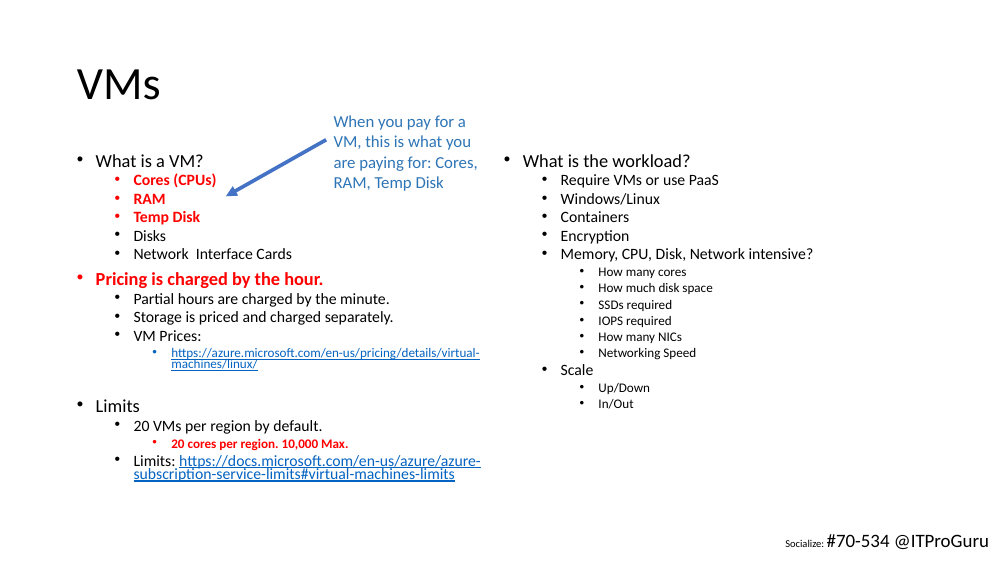
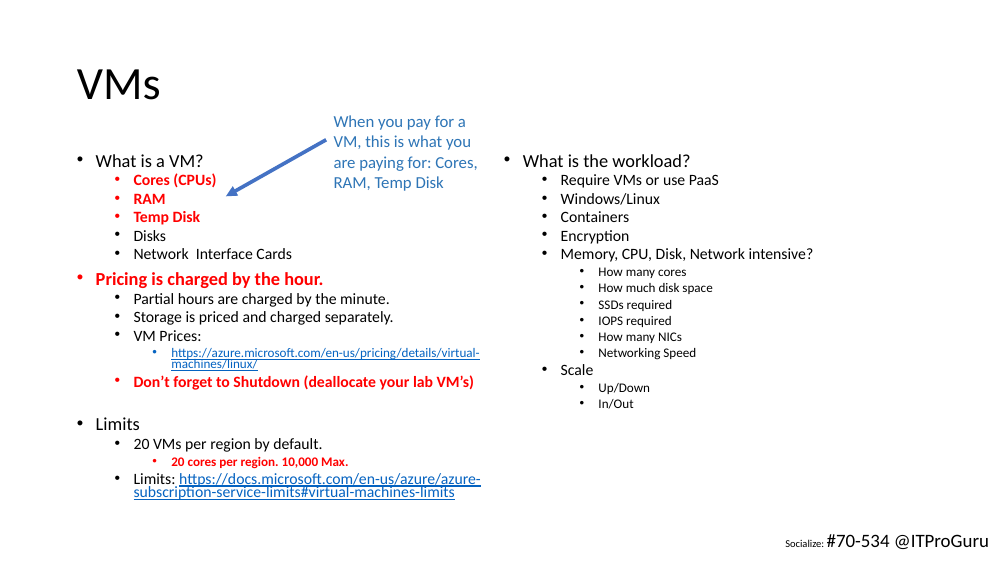
Before and after one commit to guruskill/70-534, a slide deck: slide 6 of Presentations/2017-10-Hartford/70-534-Compute-Arch.pptx. Drawn at 1008x567 pixels with LibreOffice and Linux fonts; fonts in the diff are those of the drawing. Boxes give left, top, right and bottom in pixels: in the first picture for what was removed or moved away, otherwise in the second. Text is boxed around its words. In the diff, an @@ line names an element or a change of style, - is before the commit and + after.

```diff
--- a/Presentations/2017-10-Hartford/70-534-Compute-Arch.pptx
+++ b/Presentations/2017-10-Hartford/70-534-Compute-Arch.pptx
@@ text at [134,375,474,390]: paragraph added @@
+  • Don’t forget to Shutdown (deallocate your lab VM’s)
```
Also in this commit, not shown: 58 other slides changed, 12 other files.
